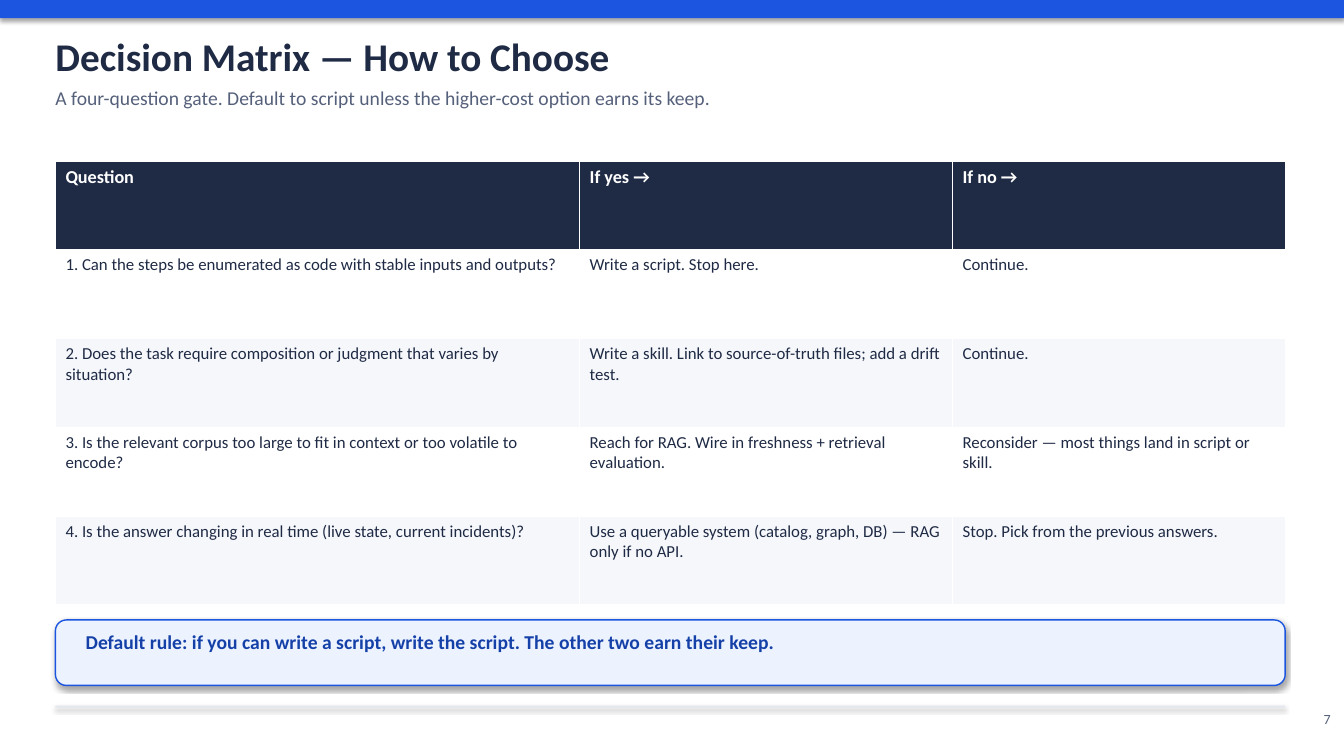
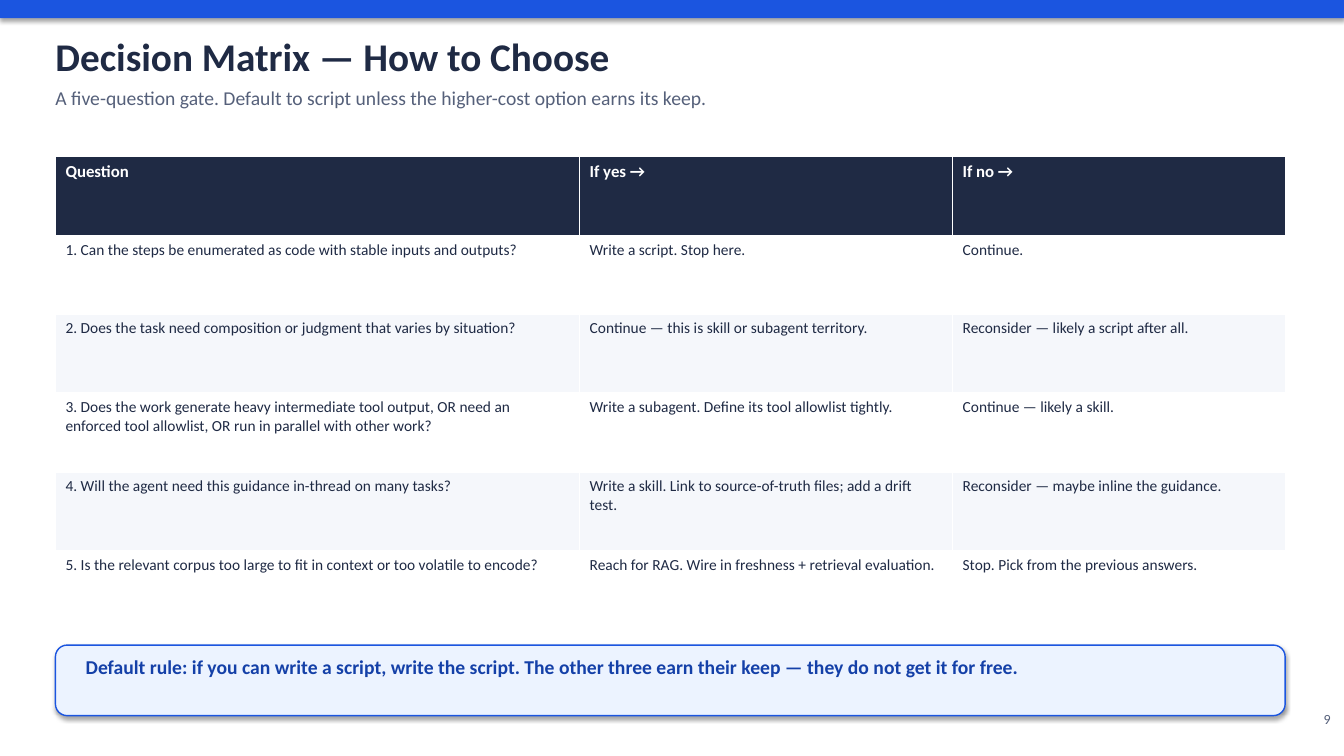
Before and after one commit to kreonakrish/pmos, a slide deck: slide 9 of docs/agent_knowledge_strategy.pptx (slide 7 before the commit). Drawn at 1344x756 pixels with LibreOffice and Linux fonts; fonts in the diff are those of the drawing. Boxes give left, top, right and bottom in pixels: in the first picture for what was removed or moved away, otherwise in the second. Text is boxed around its words. In the diff, an @@ line names an element or a change of style, - is before the commit and + after.

```diff
--- a/docs/agent_knowledge_strategy.pptx
+++ b/docs/agent_knowledge_strategy.pptx
@@ text at box(55, 91, 706, 109): text changed @@
-A four-question gate. Default to script unless the higher-cost option earns its keep.
+A five-question gate. Default to script unless the higher-cost option earns its keep.
@@ table at box(55, 156, 1286, 630) @@
-row 3: 2. Does the task require composition or judgment that varies by situation? | Write a skill. Link to source-of-truth files; add a drift test. | Continue.
-row 4: 3. Is the relevant corpus too large to fit in context or too volatile to encode? | Reach for RAG. Wire in freshness + retrieval evaluation. | Reconsider — most things land in script or skill.
-row 5: 4. Is the answer changing in real time (live state, current incidents)? | Use a queryable system (catalog, graph, DB) — RAG only if no API. | Stop. Pick from the previous answers.
+row 3: 2. Does the task need composition or judgment that varies by situation? | Continue — this is skill or subagent territory. | Reconsider — likely a script after all.
+row 4: 3. Does the work generate heavy intermediate tool output, OR need an enforced tool allowlist, OR run in parallel with other work? | Write a subagent. Define its tool allowlist tightly. | Continue — likely a skill.
+row 5: 4. Will the agent need this guidance in-thread on many tasks? | Write a skill. Link to source-of-truth files; add a drift test. | Reconsider — maybe inline the guidance.
+row 6: 5. Is the relevant corpus too large to fit in context or too volatile to encode? | Reach for RAG. Wire in freshness + retrieval evaluation. | Stop. Pick from the previous answers.
@@ table: place and size @@
-table at box(55, 161, 1286, 605)
+table at box(55, 156, 1286, 630)
@@ rounded rectangle: place and size @@
-rounded rectangle at box(55, 620, 1286, 686)
+rounded rectangle at box(55, 645, 1286, 716)
@@ text at box(86, 660, 1018, 678): text changed @@
-Default rule: if you can write a script, write the script. The other two earn their keep.
+Default rule: if you can write a script, write the script. The other three earn their keep — they do not get it for free.
@@ text at box(1324, 715, 1331, 724): text changed @@
-7
+9
```
Also in this commit, not shown: 9 other slides changed, 2 slides added, 1 other file.
